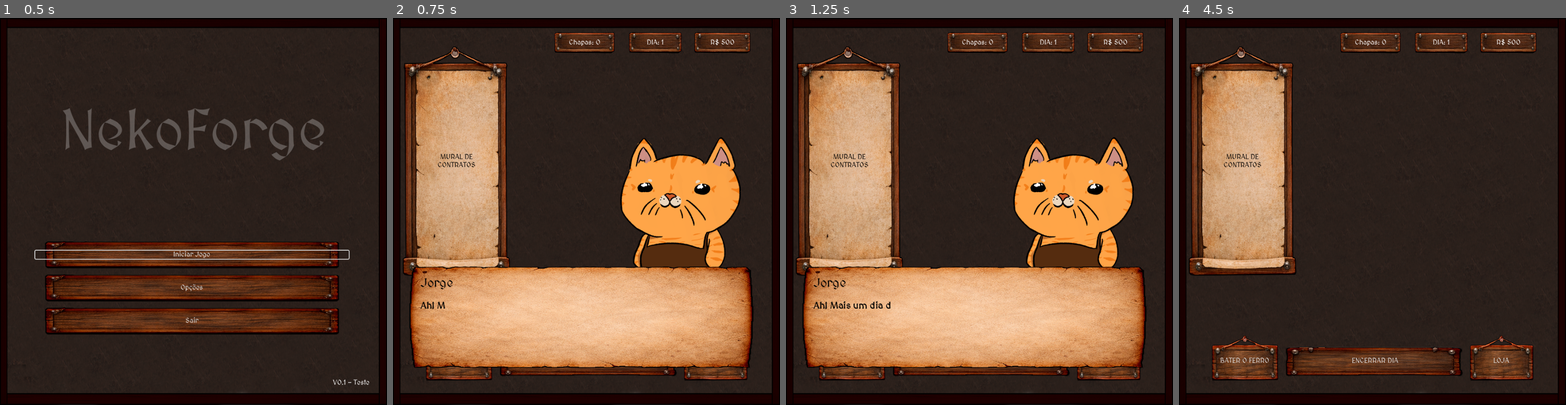
Above: before the commit, frames 1-4 (left to right).
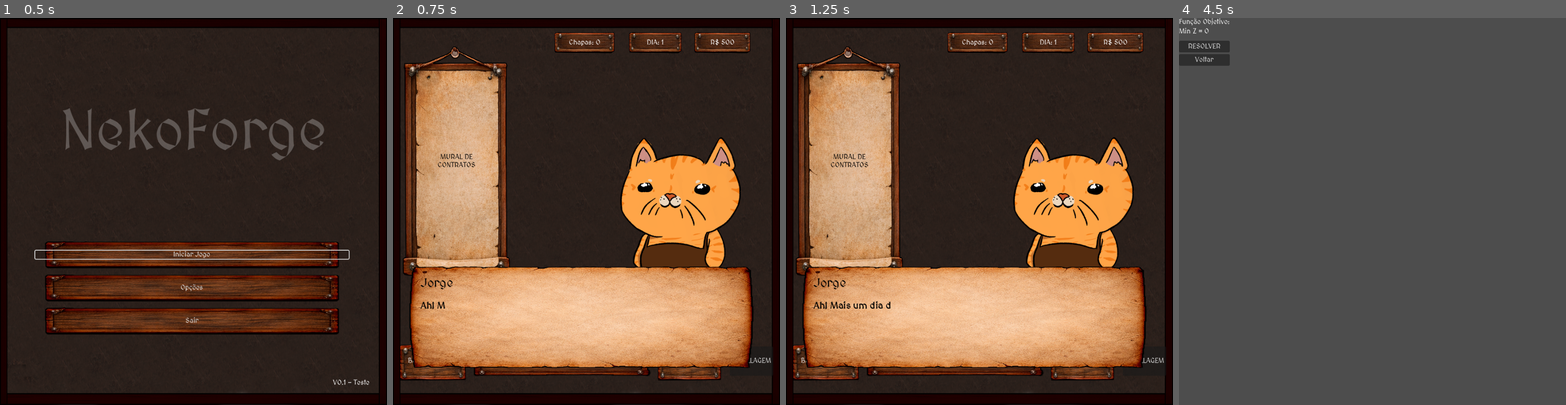
Above: after the commit, the same moments.

Repository: VitaumOS/Jogo_IC-Godot
Game: Godot game, scene res://scene/Telainicial.tscn
Two runs of this game, one before a commit and one after it. Both use one fixed random seed, a clock stepped at 60 frames per second and the inputs below.
Inputs (mouse positions are in pixels of both pictures, inside the frame that each line leads up to):
- Up to frame 1 (0.5 s): no input
- Up to frame 2 (0.75 s): click "Iniciar Jogo" at 0.5 s
- Up to frame 3 (1.25 s): no input
- Up to frame 4 (4.5 s): tap Enter (ui_accept) at 1.25, 1.52, 2, 2.27, 2.75, 3.5, 3.77 s; move the mouse to (1457, 192) at 1.27 s; click (1457, 192) at 1.42 s; move the mouse to (1295, 230) at 2.02 s; click (1295, 230) at 2.17 s; move the mouse to (1411, 126) at 2.77 s; click (1411, 126) at 2.92 s; move the mouse to (1353, 288) at 3.52 s; click (1353, 288) at 3.67 s; click (1538, 362) at 4.25 s, where only the run after the commit has a clickable "MODELAGEM"

Frame 1 is identical in both runs. In frame 2, 1.6% of the frame differs, in the area x 1-98%, y 84-94%; in frame 3, 1.6%; in frame 4, 100%, in the area x 0-100%, y 0-100%.

Commit message:
mais coisa

Diff:
--- a/scene/Cena_1.tscn
+++ b/scene/Cena_1.tscn
@@ -198,6 +198,16 @@
 theme_override_styles/normal = ExtResource("5_uwuwm")
 text = "LOJA"
 
+[node name="VSeparator3" type="VSeparator" parent="UI/Rodape" unique_id=1858660115]
+modulate = Color(0, 0, 0, 0)
+custom_minimum_size = Vector2(13.56, 0)
+layout_mode = 2
+size_flags_stretch_ratio = 0.0
+
+[node name="BtnModel" type="Button" parent="UI/Rodape" unique_id=1435772189]
+layout_mode = 2
+text = "MODELAGEM"
+
 [node name="SistemaDialogo" parent="." unique_id=477801998 instance=ExtResource("9_2xbwx")]
 visible = false
 
@@ -208,3 +218,4 @@
 [connection signal="pressed" from="UI/Rodape/BtnResolver" to="." method="_on_resolver_pressed"]
 [connection signal="pressed" from="UI/Rodape/BtnSair" to="." method="_on_sair_pressed"]
 [connection signal="pressed" from="UI/Rodape/BtnLoja" to="." method="_on_loja_pressed"]
+[connection signal="pressed" from="UI/Rodape/BtnModel" to="." method="_on_modelagem_pressed"]
--- /dev/null
+++ b/scene/ModelagemMatematica.tscn
@@ -0,0 +1,56 @@
+[gd_scene format=3 uid="uid://cllk8x12y65w8"]
+
+[ext_resource type="Script" uid="uid://c02wodmxxy1a7" path="res://script/ModelagemMatematica.gd" id="1_k2b62"]
+
+[node name="Modelagem" type="Control" unique_id=1765818540]
+layout_mode = 3
+anchors_preset = 0
+script = ExtResource("1_k2b62")
+
+[node name="MainMargin" type="MarginContainer" parent="." unique_id=185168060]
+layout_mode = 0
+offset_right = 40.0
+offset_bottom = 40.0
+
+[node name="LayoutPrincipal" type="VBoxContainer" parent="MainMargin" unique_id=1744733661]
+layout_mode = 2
+
+[node name="PainelEsquerdo" type="VBoxContainer" parent="MainMargin/LayoutPrincipal" unique_id=15311472]
+layout_mode = 2
+
+[node name="FuncaoObjetivo" type="Label" parent="MainMargin/LayoutPrincipal/PainelEsquerdo" unique_id=587102331]
+layout_mode = 2
+text = "Min Z = a1 + a2 +..."
+
+[node name="ScrollRestricoes" type="ScrollContainer" parent="MainMargin/LayoutPrincipal/PainelEsquerdo" unique_id=170431360]
+layout_mode = 2
+
+[node name="ContainerRestricoes" type="VBoxContainer" parent="MainMargin/LayoutPrincipal/PainelEsquerdo/ScrollRestricoes" unique_id=866054742]
+layout_mode = 2
+
+[node name="Spacer" type="Control" parent="MainMargin/LayoutPrincipal/PainelEsquerdo" unique_id=1002267743]
+layout_mode = 2
+
+[node name="Resolver" type="Button" parent="MainMargin/LayoutPrincipal/PainelEsquerdo" unique_id=347996932]
+layout_mode = 2
+text = "RESOLVER"
+
+[node name="Voltar" type="Button" parent="MainMargin/LayoutPrincipal/PainelEsquerdo" unique_id=1336589408]
+layout_mode = 2
+text = "Voltar
+"
+
+[node name="PainelDireito" type="VBoxContainer" parent="MainMargin/LayoutPrincipal" unique_id=1305794751]
+layout_mode = 2
+
+[node name="TituloInventario" type="Label" parent="MainMargin/LayoutPrincipal/PainelDireito" unique_id=1285108412]
+layout_mode = 2
+
+[node name="ScrollPadroes" type="ScrollContainer" parent="MainMargin/LayoutPrincipal/PainelDireito" unique_id=286250799]
+layout_mode = 2
+
+[node name="ContainerPadroesSelecao" type="VBoxContainer" parent="MainMargin/LayoutPrincipal/PainelDireito/ScrollPadroes" unique_id=735313933]
+layout_mode = 2
+
+[connection signal="pressed" from="MainMargin/LayoutPrincipal/PainelEsquerdo/Resolver" to="." method="_on_btn_resolver_pressed"]
+[connection signal="pressed" from="MainMargin/LayoutPrincipal/PainelEsquerdo/Voltar" to="." method="_on_btn_voltar_pressed"]
--- a/script/Main.gd
+++ b/script/Main.gd
@@ -238,6 +238,7 @@
 	_atualizar_ui_estatica()
 	_atualizar_display_contrato()
 
+func _on_modelagem_pressed(): get_tree().change_scene_to_file("res://scene/ModelagemMatematica.tscn")
 func _on_loja_pressed(): get_tree().change_scene_to_file("res://scene/Cena_Loja.tscn")
 func _on_sair_pressed(): get_tree().change_scene_to_file("res://scene/Cena_Resumo.tscn")
 func _on_contrato_pressed(): get_tree().change_scene_to_file("res://scene/Cena_contratos.tscn")
--- /dev/null
+++ b/script/ModelagemMatematica.gd
@@ -0,0 +1,232 @@
+extends Control
+
+# --- CAMINHO FIXO DA CENA DO PADRÃO ---
+var cena_padrao_visual: PackedScene = load("res://scene/Padrao_Corte.tscn")
+
+# --- REFERÊNCIAS DOS NÓS (USANDO UNIQUE NAMES %) ---
+@onready var funcao_objetivo_lbl = $MainMargin/LayoutPrincipal/PainelEsquerdo/FuncaoObjetivo
+@onready var container_restricoes = $MainMargin/LayoutPrincipal/PainelEsquerdo/ScrollRestricoes/ContainerRestricoes
+@onready var container_padroes_selecao = $MainMargin/LayoutPrincipal/PainelDireito/ScrollPadroes/ContainerPadroesSelecao
+
+@onready var btn_resolver = $MainMargin/LayoutPrincipal/PainelEsquerdo/Resolver
+@onready var btn_voltar = $MainMargin/LayoutPrincipal/PainelEsquerdo/Voltar
+
+# --- CAMINHOS DO SOLVER ---
+var PYTHON_PATH = ProjectSettings.globalize_path("res://PythonFiles/venv/Scripts/python.exe")
+var PYTHON_SCRIPT = ProjectSettings.globalize_path("res://PythonFiles/resolve_modelagem_pu.py")
+var OUTPUT_FILE_PATH = ProjectSettings.globalize_path("res://resolve_modelagem.json")
+
+# --- CONTROLE INTERNO ---
+var lista_padroes_disponiveis: Array = []
+var padroes_selecionados_indices: Array = []
+var inputs_demanda: Dictionary = {}
+
+func _ready() -> void:
+	# Conecta os botões principais
+	btn_resolver.pressed.connect(_on_btn_resolver_pressed)
+	btn_voltar.pressed.connect(_on_btn_voltar_pressed)
+
+	# Carrega os padrões salvos do inventário do jogador
+	if Global.get("padroes_salvos") != null:
+		lista_padroes_disponiveis = Global.padroes_salvos
+	else:
+		lista_padroes_disponiveis = []
+
+	# Inicializa a interface simplificada
+	_gerar_lista_direita_padroes()
+	_gerar_restricoes_demanda()
+	_atualizar_equacoes_na_tela()
+
+# --- PAINEL DIREITO: SEUS PADRÕES DISPONÍVEIS ---
+func _gerar_lista_direita_padroes() -> void:
+	if not container_padroes_selecao:
+		print("ERRO CRÍTICO: ContainerPadroesSelecao não foi encontrado!")
+		return
+
+	for child in container_padroes_selecao.get_children():
+		child.queue_free()
+
+	for idx in range(lista_padroes_disponiveis.size()):
+		var padrao = lista_padroes_disponiveis[idx]
+
+		var h_box_item = HBoxContainer.new()
+		h_box_item.custom_minimum_size = Vector2(0, 60)
+
+		var btn_toggle = Button.new()
+		btn_toggle.toggle_mode = true
+		btn_toggle.text = " Incluir "
+		btn_toggle.custom_minimum_size = Vector2(90, 0)
+		h_box_item.add_child(btn_toggle)
+
+		if cena_padrao_visual:
+			var instancia_visual = cena_padrao_visual.instantiate() as Control
+			instancia_visual.custom_minimum_size = Vector2(400, 60)
+			h_box_item.add_child(instancia_visual)
+
+			var visualizador = instancia_visual.find_child("Visualizador_Padrao", true, false) as HBoxContainer
+			if visualizador:
+				_desenhar_sprites_no_visualizador(visualizador, padrao.get("composicao", []))
+
+		btn_toggle.toggled.connect(func(is_pressed):
+			_alternar_padrao_na_modelagem(idx, is_pressed, btn_toggle)
+		)
+
+		container_padroes_selecao.add_child(h_box_item)
+
+func _desenhar_sprites_no_visualizador(container: HBoxContainer, composicao: Array) -> void:
+	for c in container.get_children():
+		c.queue_free()
+
+	for i in range(composicao.size()):
+		var quantidade_pecas = composicao[i]
+		var peca_info = Global.pecas_disponiveis[i]
+
+		for n in range(quantidade_pecas):
+			var wrapper = Control.new()
+			wrapper.custom_minimum_size = Vector2(peca_info.largura * 0.5, 40)
+
+			var sprite = Sprite2D.new()
+			sprite.texture = load(peca_info.caminhi_textura if peca_info.has("caminhi_textura") else peca_info.caminho_textura)
+			sprite.centered = false
+
+			if sprite.texture:
+				var t_size = sprite.texture.get_size()
+				sprite.scale = Vector2((peca_info.largura * 0.5) / t_size.x, 40.0 / t_size.y)
+
+			wrapper.add_child(sprite)
+			container.add_child(wrapper)
+
+func _alternar_padrao_na_modelagem(idx_padrao: int, is_active: bool, botao: Button) -> void:
+	if is_active:
+		if not padroes_selecionados_indices.has(idx_padrao):
+			padroes_selecionados_indices.append(idx_padrao)
+	else:
+		padroes_selecionados_indices.erase(idx_padrao)
+
+	_atualizar_equacoes_na_tela()
+	_reorganizar_texto_botoes()
+
+func _reorganizar_texto_botoes() -> void:
+	var idx_atual = 0
+	for item in container_padroes_selecao.get_children():
+		if item is HBoxContainer:
+			var btn = item.get_child(0) as Button
+			if btn:
+				if btn.is_pressed():
+					var posicao_na_equacao = padroes_selecionados_indices.find(idx_atual)
+					btn.text = " Ativo [x%d] " % (posicao_na_equacao + 1)
+				else:
+					btn.text = " Incluir "
+		idx_atual += 1
+
+# --- PAINEL ESQUERDO: FORMULAÇÃO MATEMÁTICA ---
+func _gerar_restricoes_demanda() -> void:
+	if not container_restricoes: return
+
+	for child in container_restricoes.get_children():
+		child.queue_free()
+	inputs_demanda.clear()
+
+	if not Global.contrato_ativo: return
+
+	var demanda_contrato = Global.contrato_ativo.demanda
+	for i in range(demanda_contrato.size()):
+		if demanda_contrato[i] > 0:
+			var nome_peca = Global.pecas_disponiveis[i].nome
+
+			var h_box = HBoxContainer.new()
+			h_box.alignment = BoxContainer.ALIGNMENT_CENTER
+
+			var lbl_nome = Label.new()
+			lbl_nome.text = nome_peca + ": "
+			h_box.add_child(lbl_nome)
+
+			var lbl_tecnica = Label.new()
+			lbl_tecnica.name = "CoeficientesPeca_" + str(i)
+			lbl_tecnica.text = "0"
+			h_box.add_child(lbl_tecnica)
+
+			var lbl_sinal = Label.new()
+			lbl_sinal.text = "  >=  "
+			h_box.add_child(lbl_sinal)
+
+			var input_qtd = LineEdit.new()
+			input_qtd.custom_minimum_size = Vector2(60, 0)
+			input_qtd.alignment = HORIZONTAL_ALIGNMENT_CENTER
+
+			input_qtd.text_changed.connect(func(novo_texto):
+				input_qtd.text = RegEx.create_from_string("[0-9]*").search(novo_texto).get_string()
+			)
+
+			h_box.add_child(input_qtd)
+			container_restricoes.add_child(h_box)
+			inputs_demanda[i] = input_qtd
+
+func _atualizar_equacoes_na_tela() -> void:
+	# 1. Função Objetivo
+	var termos_funcao_obj = []
+	for i in range(padroes_selecionados_indices.size()):
+		termos_funcao_obj.append("x" + str(i + 1))
+
+	if termos_funcao_obj.is_empty():
+		funcao_objetivo_lbl.text = "Função Objetivo:\nMin Z = 0"
+	else:
+		funcao_objetivo_lbl.text = "Função Objetivo:\nMin Z = " + " + ".join(termos_funcao_obj)
+
+	# 2. Restrições Coeficientes
+	if not Global.contrato_ativo: return
+	var demanda_contrato = Global.contrato_ativo.demanda
+
+	for i in range(demanda_contrato.size()):
+		if demanda_contrato[i] > 0:
+			var lbl_coef = container_restricoes.find_child("CoeficientesPeca_" + str(i), true, false) as Label
+			if lbl_coef:
+				var termos_da_peca = []
+				for j in range(padroes_selecionados_indices.size()):
+					var idx_p = padroes_selecionados_indices[j]
+					var comp_padrao = lista_padroes_disponiveis[idx_p].get("composicao", [])
+					var qtd_na_chapa = comp_padrao[i] if i < comp_padrao.size() else 0
+
+					if qtd_na_chapa > 0:
+						termos_da_peca.append(str(qtd_na_chapa) + "x" + str(j + 1))
+
+				if termos_da_peca.is_empty():
+					lbl_coef.text = "0"
+				else:
+					lbl_coef.text = " + ".join(termos_da_peca)
+
+# --- BOTÕES DE EXECUÇÃO ---
+func _on_btn_resolver_pressed() -> void:
+	if padroes_selecionados_indices.is_empty(): return
+
+	var composicoes_enviadas = []
+	for idx in padroes_selecionados_indices:
+		composicoes_enviadas.append(lista_padroes_disponiveis[idx].get("composicao", []))
+
+	var matriz_demanda_manual = []
+	matriz_demanda_manual.resize(Global.pecas_disponiveis.size())
+	matriz_demanda_manual.fill(0)
+
+	for idx_peca in inputs_demanda.keys():
+		var input_edit = inputs_demanda[idx_peca] as LineEdit
+		var valor_digitado = int(input_edit.text.strip_edges())
+		var valor_real_contrato = Global.contrato_ativo.demanda[idx_peca]
+
+		if input_edit.text.strip_edges() == "" or valor_digitado != valor_real_contrato:
+			return
+		matriz_demanda_manual[idx_peca] = valor_digitado
+
+	var args = [PYTHON_SCRIPT, JSON.stringify(matriz_demanda_manual), JSON.stringify(composicoes_enviadas), OUTPUT_FILE_PATH]
+	OS.execute(PYTHON_PATH, args)
+
+	if FileAccess.file_exists(OUTPUT_FILE_PATH):
+		var file = FileAccess.open(OUTPUT_FILE_PATH, FileAccess.READ)
+		var resultado = JSON.parse_string(file.get_as_text())
+		file.close()
+
+		if resultado and resultado.status == "Optimal":
+			Global.aplicar_solucao_pulp(resultado.solucao)
+			get_tree().change_scene_to_file("res://scene/Main.tscn")
+
+func _on_btn_voltar_pressed() -> void:
+	get_tree().change_scene_to_file("res://scene/Main.tscn")
Not shown, added: script/ModelagemMatematica.gd.uid
Not shown, added: PythonFiles/resolve_modelagem_pu.py
